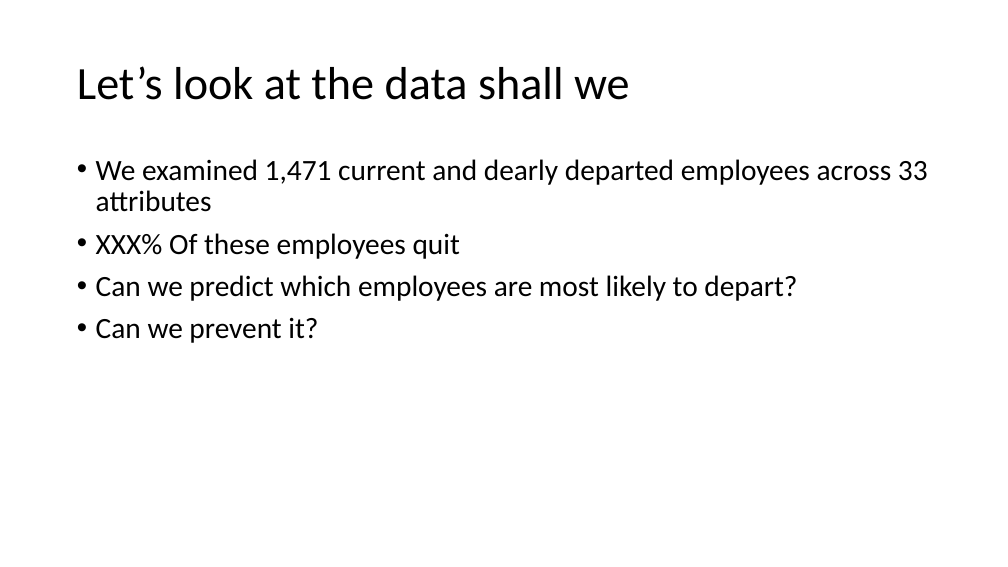
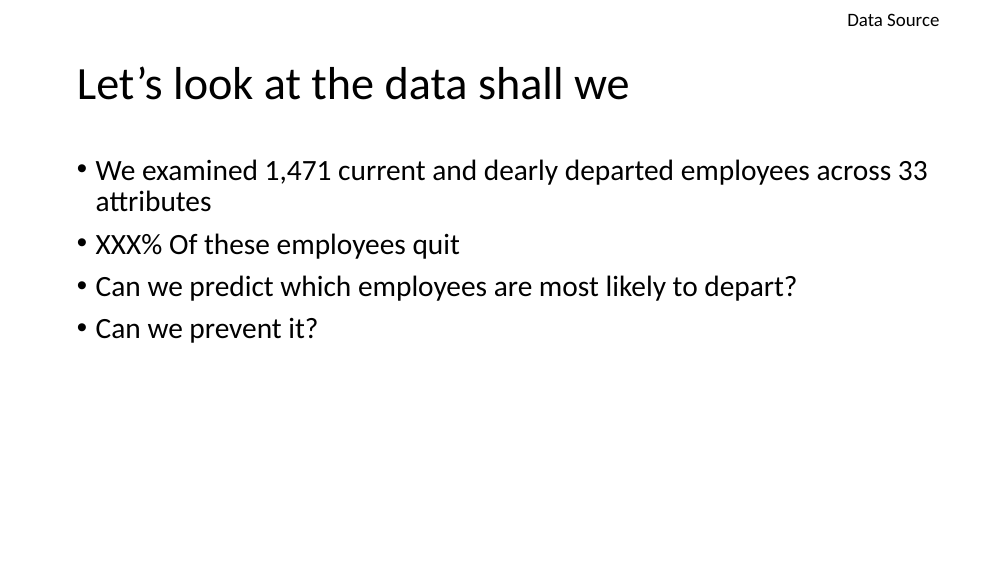
Before and after one commit to hebernielsen/DDS-CaseStudy-2, a slide deck: slide 3 of DDS_Case_Study_2_Presentation.pptx. Drawn at 1008x567 pixels with LibreOffice and Linux fonts; fonts in the diff are those of the drawing. Boxes give left, top, right and bottom in pixels: in the first picture for what was removed or moved away, otherwise in the second. Text is boxed around its words. In the diff, an @@ line names an element or a change of style, - is before the commit and + after.

```diff
--- a/DDS_Case_Study_2_Presentation.pptx
+++ b/DDS_Case_Study_2_Presentation.pptx
@@ text added at bbox=[847, 13, 939, 26], 18 pt, text #000000 @@
+Data Source
```
Also in this commit, not shown: 2 other slides changed, 8 slides added, 2 other files.
